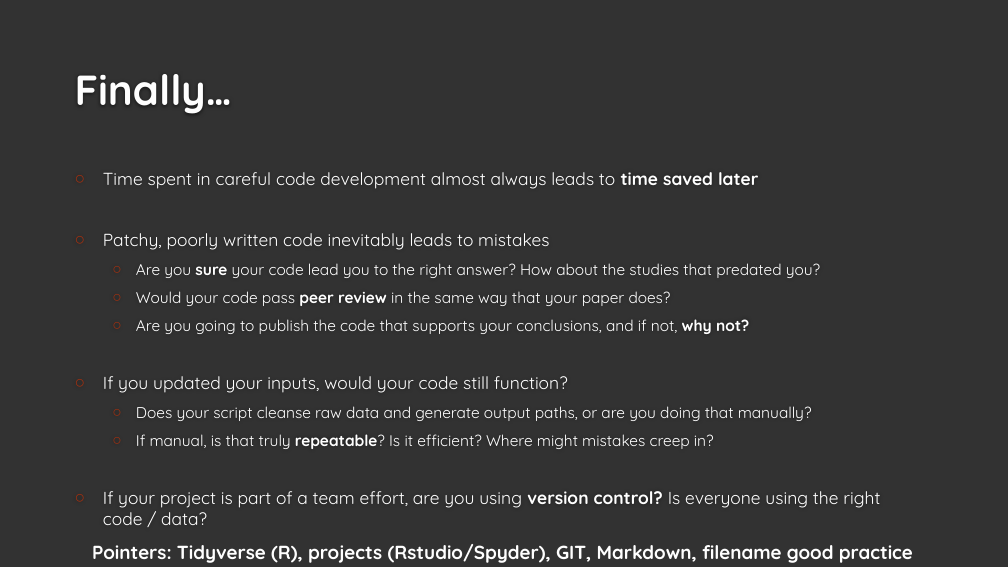
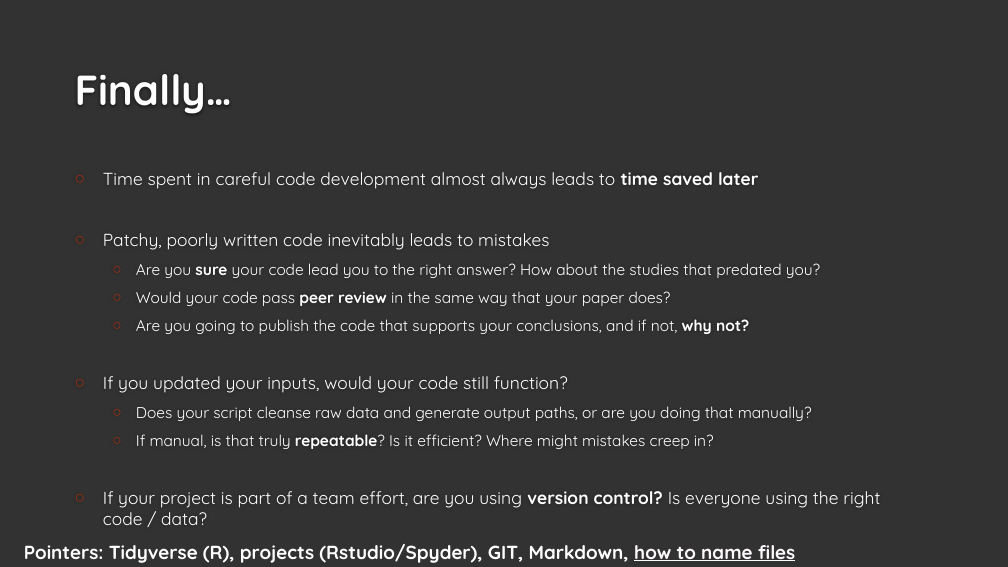
Before and after one commit to ruari-rhodes/ucl-code-workshop, a slide deck: slide 19 of presentation.pptx. Drawn at 1008x567 pixels with LibreOffice and Linux fonts; fonts in the diff are those of the drawing; background and template pictures are left out. Boxes give left, top, right and bottom in pixels: in the first picture for what was removed or moved away, otherwise in the second. Text is boxed around its words. In the diff, an @@ line names an element or a change of style, - is before the commit and + after.

Commit message:
Very minor pres tweak

```diff
--- a/presentation.pptx
+++ b/presentation.pptx
@@ text at box(24, 544, 795, 563): text changed @@
-Pointers: Tidyverse (R), projects (Rstudio/Spyder), GIT, Markdown, filename good practice
+Pointers: Tidyverse (R), projects (Rstudio/Spyder), GIT, Markdown, how to name files
```
